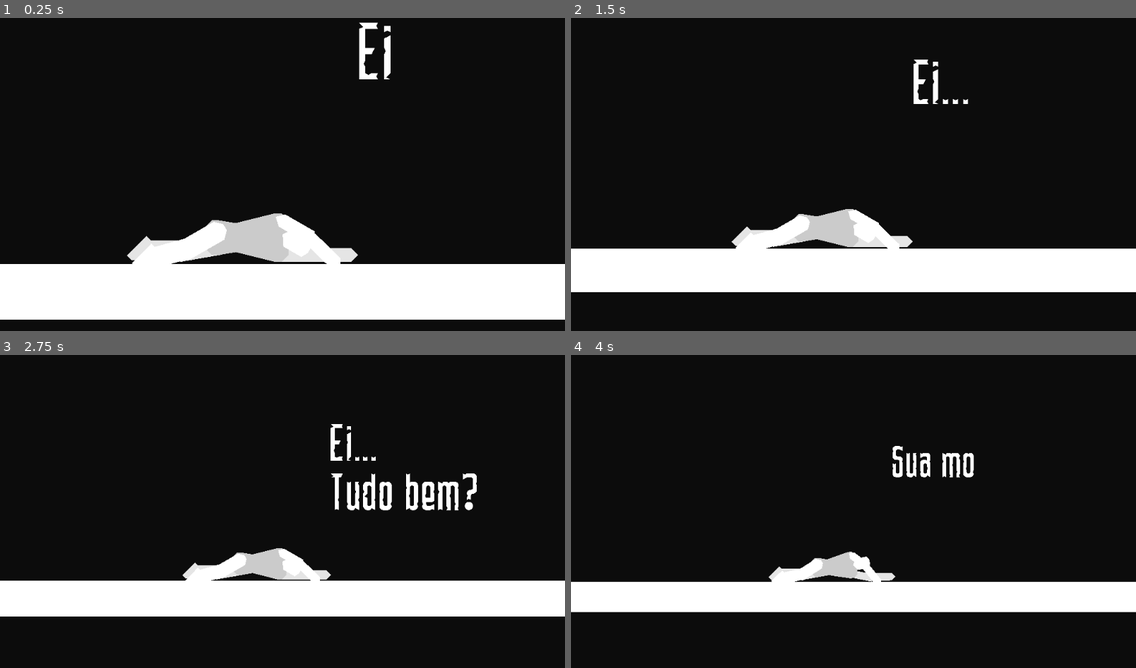
Above: before the commit, frames 1-4 (two rows, left to right).
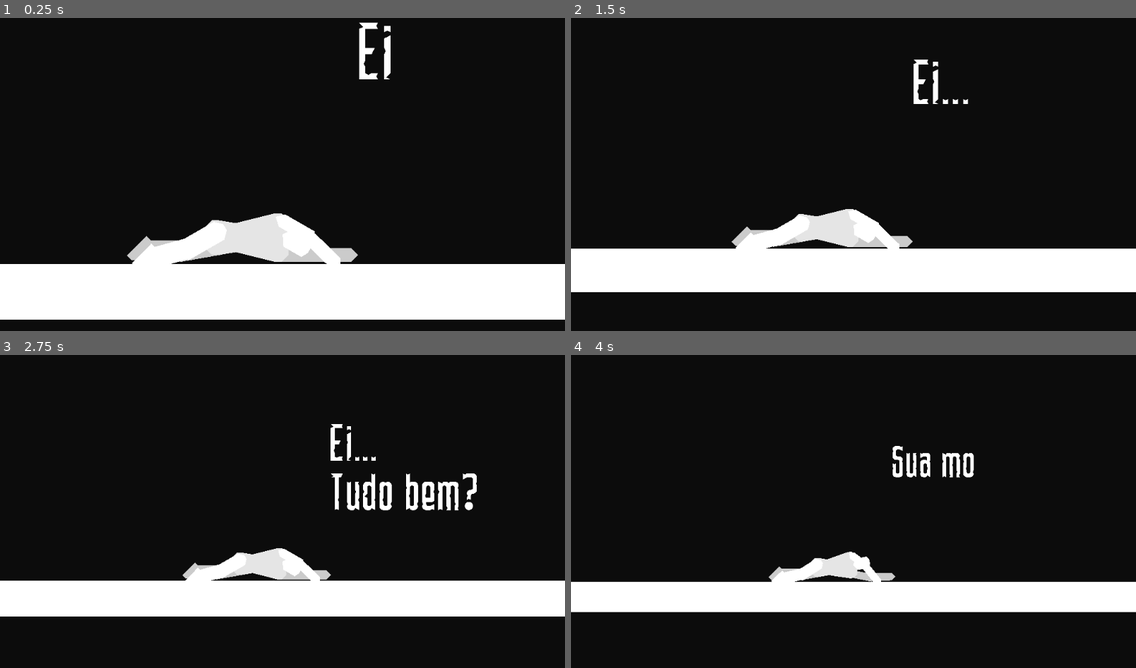
Above: after the commit, the same moments.

Repository: DarknessCatt/Lost-Soul
Game: Godot game, scene res://Maps/Prototype_Dead_World/Prototype_Dead_World.tscn
Same seed, same stepped clock (60 frames per second), same inputs: the game is played once before the commit and once after it.
Inputs:
- Up to frame 1 (0.25 s): no input
- Up to frame 2 (1.5 s): hold C (hero_attack) 0.53-1.28 s; hold Right (hero_right) from 0.53 s (still down); tap Z (hero_jump) at 0.77 s; tap D (hero_heart) at 1.35 s
- Up to frame 3 (2.75 s): tap Z (hero_jump) at 1.52 s; release Right (hero_right) at 2.03 s; hold Left (hero_left) from 2.03 s (still down); hold C (hero_attack) from 2.03 s (still down)
- Up to frame 4 (4 s): release Left (hero_left) at 2.78 s; release C (hero_attack) at 2.78 s; hold Right (hero_right) from 2.78 s (still down); tap D (hero_heart) at 2.85 s; tap Z (hero_jump) at 3.02, 3.77 s; hold C (hero_attack) from 3.53 s (still down)

The runs differ from the first frame. In frame 1, 1.8% of the frame differs, in the area x 22-64%, y 62-78%; in frame 2, 1.1%; in frame 3, 0.7%; in frame 4, 0.6%.

Commit message:
Hero color swap

Diff:
--- a/Lost_Soul/Entities/Hero/Hero.tscn
+++ b/Lost_Soul/Entities/Hero/Hero.tscn
@@ -4760,7 +4760,7 @@
 
 [node name="Right_Arm" type="Polygon2D" parent="Body"]
 position = Vector2( 10, -28 )
-color = Color( 0.9, 0.9, 0.9, 1 )
+color = Color( 0.8, 0.8, 0.8, 1 )
 offset = Vector2( 30.2005, 27.966 )
 polygon = PoolVector2Array( -30.2005, -31.966, -26.2005, -27.966, -26.2005, -7.96604, -34.2005, -7.96604, -34.2005, -27.966 )
 __meta__ = {
@@ -4769,7 +4769,7 @@
 
 [node name="Right_Hand" type="Polygon2D" parent="Body"]
 position = Vector2( 10, -12 )
-color = Color( 0.9, 0.9, 0.9, 1 )
+color = Color( 0.8, 0.8, 0.8, 1 )
 offset = Vector2( 31.8105, 42.7501 )
 polygon = PoolVector2Array( -31.8105, -46.7501, -27.8105, -42.7501, -27.8105, -18.7501, -31.8105, -14.7501, -35.8105, -18.7501, -35.8105, -42.7501 )
 __meta__ = {
@@ -4778,7 +4778,7 @@
 
 [node name="Right_Leg" type="Polygon2D" parent="Body"]
 position = Vector2( 4, 8 )
-color = Color( 0.9, 0.9, 0.9, 1 )
+color = Color( 0.8, 0.8, 0.8, 1 )
 offset = Vector2( 28.2005, 31.966 )
 polygon = PoolVector2Array( -30.2005, -35.966, -26.2005, -35.966, -22.2005, -31.966, -22.2005, -7.96604, -34.2005, -7.96604, -34.2005, -31.966 )
 __meta__ = {
@@ -4787,7 +4787,7 @@
 
 [node name="Right_Shin" type="Polygon2D" parent="Body"]
 position = Vector2( 4, 28 )
-color = Color( 0.9, 0.9, 0.9, 1 )
+color = Color( 0.8, 0.8, 0.8, 1 )
 offset = Vector2( 29.8696, 42.7614 )
 polygon = PoolVector2Array( -31.8696, -46.7614, -27.8696, -46.7614, -23.8696, -42.7614, -23.8696, -22.7614, -27.8696, -18.7614, -31.8696, -18.7614, -35.8696, -22.7614, -35.8696, -42.7614 )
 __meta__ = {
@@ -4796,7 +4796,7 @@
 
 [node name="Right_Foot" type="Polygon2D" parent="Body"]
 position = Vector2( 4, 50 )
-color = Color( 0.9, 0.9, 0.9, 1 )
+color = Color( 0.8, 0.8, 0.8, 1 )
 offset = Vector2( 29.9114, 20.7618 )
 polygon = PoolVector2Array( -23.9114, -22.7618, -19.9114, -18.7618, -19.9114, -14.7618, -35.9114, -14.7618, -35.9114, -22.7618, -31.9114, -26.7618, -27.9114, -26.7618 )
 __meta__ = {
@@ -4804,7 +4804,7 @@
 }
 
 [node name="Hip" type="Polygon2D" parent="Body"]
-color = Color( 0.8, 0.8, 0.8, 1 )
+color = Color( 0.9, 0.9, 0.9, 1 )
 offset = Vector2( 0, -12 )
 polygon = PoolVector2Array( -6, 28, -2, 28, 0, 24, 2, 28, 6, 28, 10, 24, 10, 20, 8, 8, -8, 8.00001, -10, 20, -10, 24 )
 __meta__ = {
@@ -4812,7 +4812,7 @@
 }
 
 [node name="Torso" type="Polygon2D" parent="Body/Hip"]
-color = Color( 0.8, 0.8, 0.8, 1 )
+color = Color( 0.9, 0.9, 0.9, 1 )
 offset = Vector2( 0, -16 )
 polygon = PoolVector2Array( -7.99883, 16.1367, 7.99883, 15.8633, 14, -8, 14, -12, 10, -16, -10, -16, -14, -12, -14, -8 )
 
